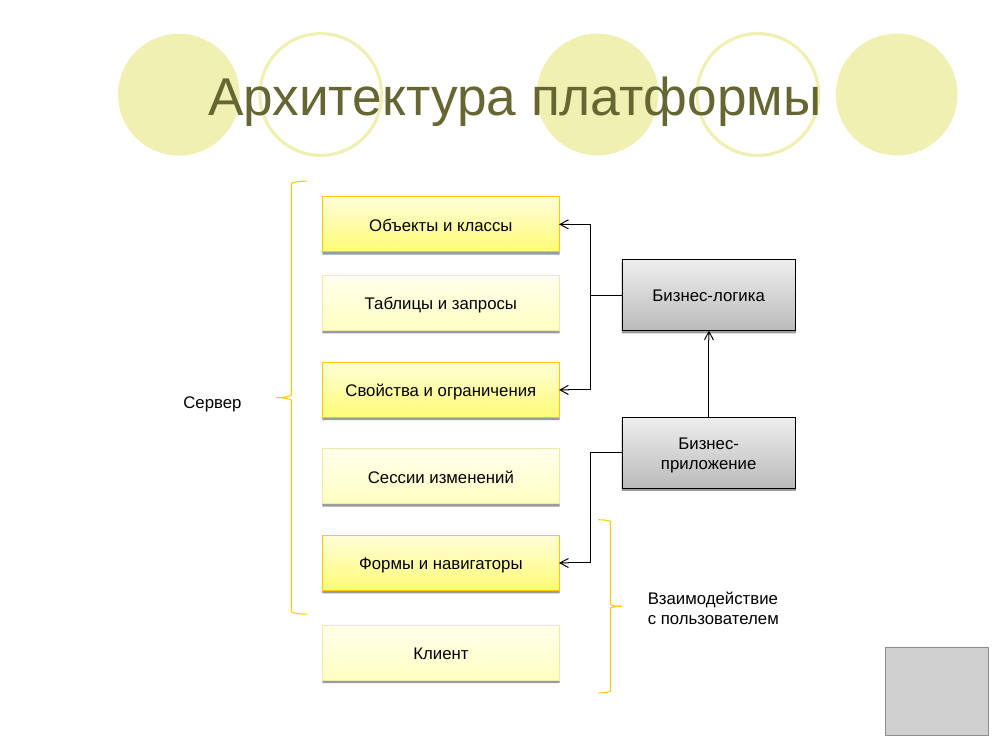
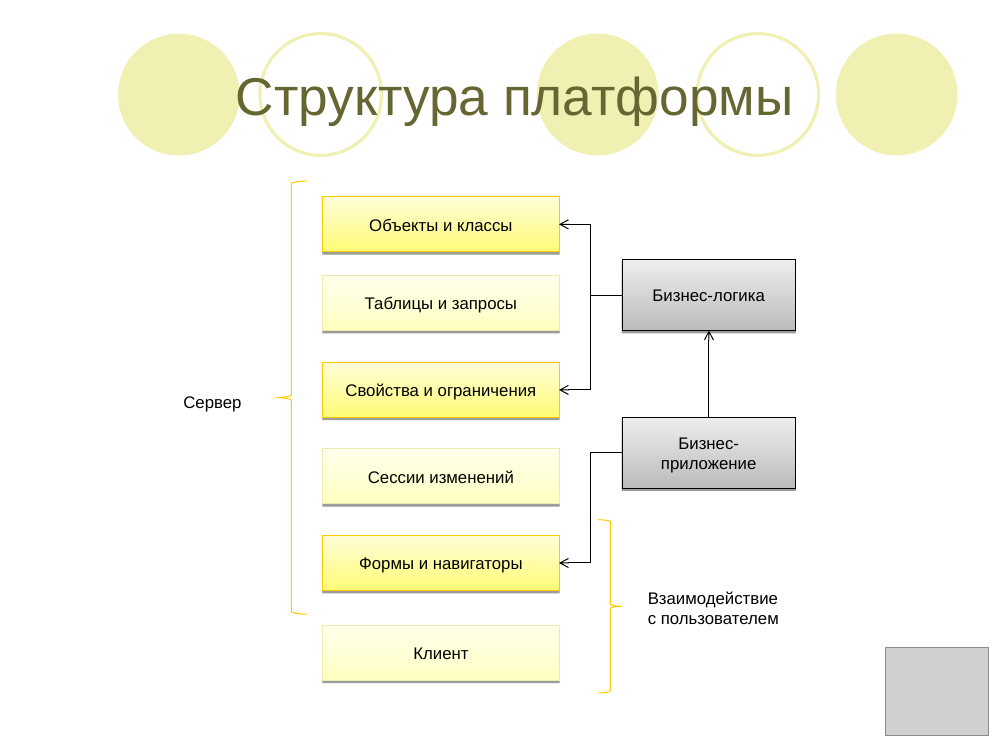
Before and after one commit to lsfusion/platform, a slide deck: slide 6 of platform/docs/Бизнес-презентация.ppt. Drawn at 1008x756 pixels with LibreOffice and Linux fonts; fonts in the diff are those of the drawing; grey boxes stand for pictures. Boxes give left, top, right and bottom in pixels: in the first picture for what was removed or moved away, otherwise in the second. Text is boxed around its words. In the diff, an @@ line names an element or a change of style, - is before the commit and + after.

```diff
--- a/platform/docs/Бизнес-презентация.ppt
+++ b/platform/docs/Бизнес-презентация.ppt
@@ title at bbox=[236, 73, 793, 126]: text changed @@
-Архитектура платформы
+Структура платформы
```
Also in this commit, not shown: 3 other slides changed, 1 slide added, 5 other files.
